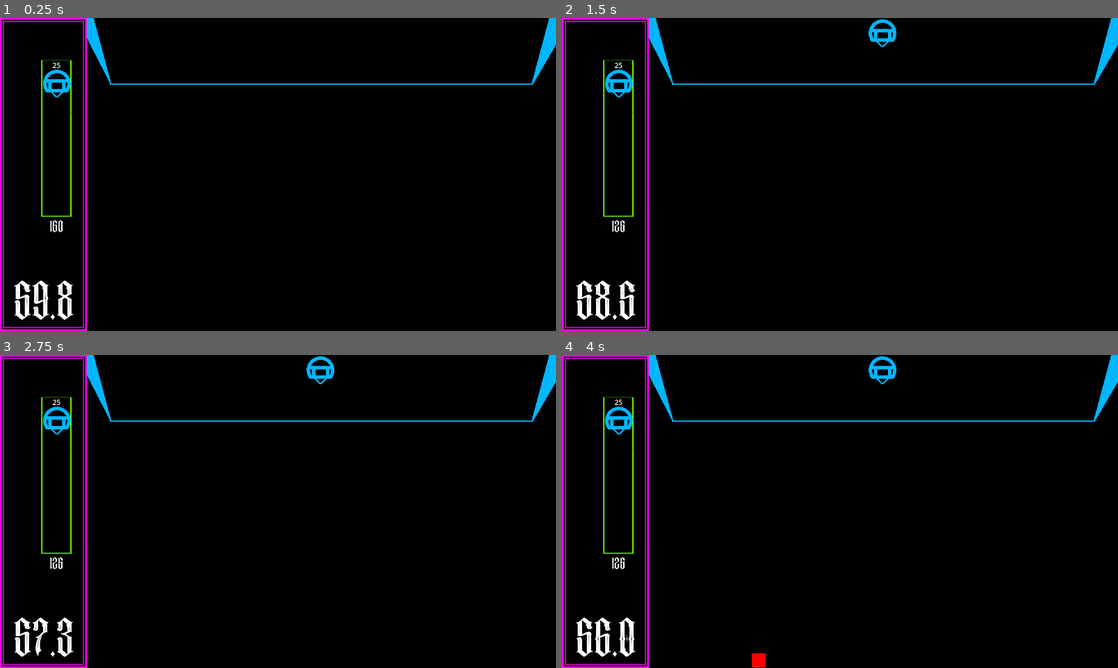
Above: before the commit, frames 1-4 (two rows, left to right).
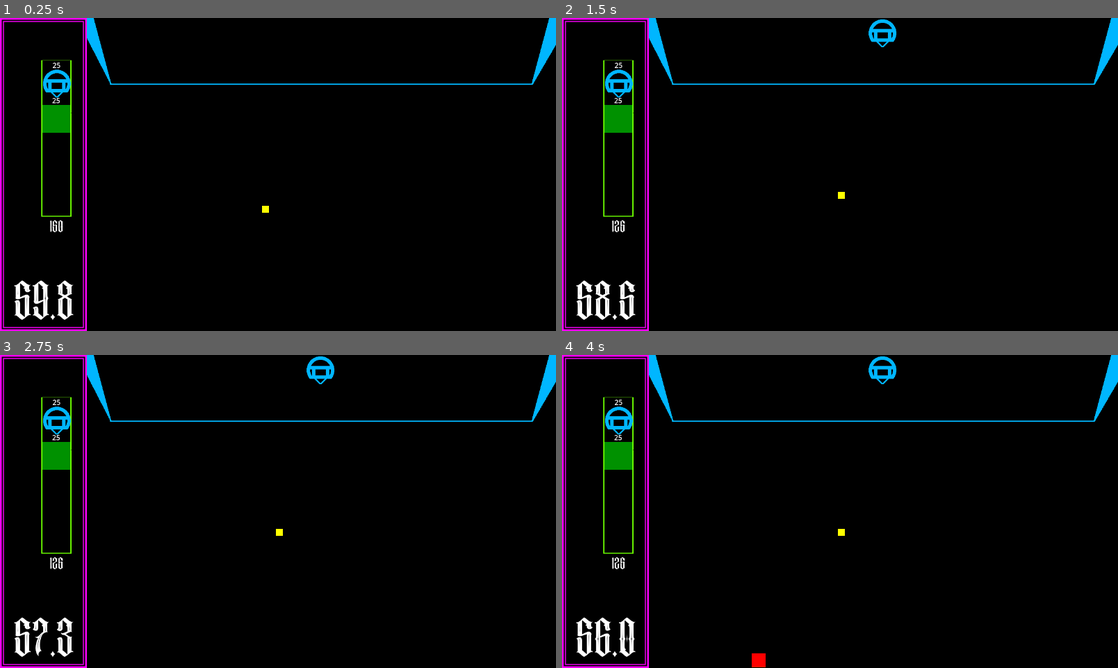
Above: after the commit, the same moments.

Repository: jwant/nefe
Game: Godot game, scene res://entities/utilities/no_escape_from_earth.tscn
Same seed, same stepped clock (60 frames per second), same inputs: the game is played once before the commit and once after it.
Inputs (mouse positions are in pixels of both pictures, inside the frame that each line leads up to):
- Up to frame 1 (0.25 s): no input
- Up to frame 2 (1.5 s): tap Enter at 0.5 s; drag from (617, 83) to (884, 43) at 0.52 s; drag from (678, 33) to (617, 83) at 1.27 s
- Up to frame 3 (2.75 s): move the mouse to (150, 370) at 2.02 s; click (150, 370) at 2.1 s
- Up to frame 4 (4 s): drag from (745, 370) to (884, 380) at 2.77 s; tap Space at 3.5 s; drag from (778, 370) to (984, 370) at 3.52 s

The runs differ from the first frame. In frame 1, 0.5% of the frame differs, in the area x 7-49%, y 25-63%; in frame 2, 0.5%; in frame 3, 0.5%; in frame 4, 0.5%.

Commit message:
feat: energy collectors

Diff:
--- a/entities/battlefield/battlefield.tscn
+++ b/entities/battlefield/battlefield.tscn
@@ -1,9 +1,10 @@
-[gd_scene load_steps=6 format=3 uid="uid://2k0vx4uihyxw"]
+[gd_scene load_steps=7 format=3 uid="uid://2k0vx4uihyxw"]
 
 [ext_resource type="PackedScene" uid="uid://2tigku23stpw" path="res://entities/background/background.tscn" id="1_dji8l"]
 [ext_resource type="Script" uid="uid://cnt03pvax1hp" path="res://entities/battlefield/battlefield.gd" id="1_yrw75"]
 [ext_resource type="PackedScene" uid="uid://bceyhx4qm6sau" path="res://entities/ui/count_down/count_down.tscn" id="3_gt0yh"]
 [ext_resource type="PackedScene" uid="uid://dflwfnr23bp58" path="res://entities/ship/ship.tscn" id="5_030w6"]
+[ext_resource type="PackedScene" uid="uid://cvucycgsbsvuq" path="res://entities/energy_pellet/energy_pellet.tscn" id="5_ssfyx"]
 
 [sub_resource type="RectangleShape2D" id="RectangleShape2D_gt0yh"]
 size = Vector2(1000, 200)
@@ -32,3 +33,6 @@
 
 [node name="Ship" parent="." instance=ExtResource("5_030w6")]
 position = Vector2(640, 54)
+
+[node name="EnergyPellet" parent="." instance=ExtResource("5_ssfyx")]
+position = Vector2(593, 458)
--- a/entities/enemy/enemy.gd
+++ b/entities/enemy/enemy.gd
@@ -42,11 +42,14 @@
 	tween.tween_method(SetShader_BlinkIntensity, .9, 0.0, 0.5)
 	health -= damage
 	if health <= 0:
-		_drop_energy()
-		queue_free()
+		call_deferred("_die")
 
 func SetShader_BlinkIntensity(newValue: float):
 	sprite.material.set_shader_parameter("blink_intensity", newValue)
+
+func _die():
+		_drop_energy()
+		queue_free()
 
 func _drop_energy():
 	for i in range(holding_energy):
--- a/entities/energy_pellet/energy_pellet.gd
+++ b/entities/energy_pellet/energy_pellet.gd
@@ -4,6 +4,7 @@
 var velocity: Vector2
 var speed: int = 100
 var energy: int = 10
+var targeted: bool = false
 
 func _ready():
 	var tween = get_tree().create_tween()
--- a/entities/energy_pellet/energy_pellet.tscn
+++ b/entities/energy_pellet/energy_pellet.tscn
@@ -7,6 +7,9 @@
 size = Vector2(64, 64)
 
 [node name="EnergyPellet" type="Area2D" groups=["battlefield_resources"]]
+collision_layer = 4
+collision_mask = 0
+monitoring = false
 script = ExtResource("1_iawmx")
 
 [node name="Sprite2D" type="Sprite2D" parent="."]
--- /dev/null
+++ b/entities/tower/energy_collector/collector_drone/collector_drone.gd
@@ -0,0 +1,24 @@
+extends Area2D
+
+var target: Node2D
+var capacity: int = 1
+var holding: int = 0
+var energy: int = 0
+var home: Tower
+var speed: int = 300
+
+func _process(delta):
+	var direction = self.global_position.direction_to(target.global_position)
+	position += direction * speed * delta
+
+func _on_area_entered(area:Area2D):
+	if area == target:
+		if area is EnergyPellet:
+			holding += 1
+			energy += area.energy
+			target.queue_free()
+			holding += 1
+			target = home.find_child("Area2D" )
+		elif area.get_parent() is Tower:
+			GameManager.energy += energy
+			queue_free()
--- /dev/null
+++ b/entities/tower/energy_collector/collector_drone/collector_drone.tscn
@@ -0,0 +1,24 @@
+[gd_scene load_steps=4 format=3 uid="uid://wragtw3h2a0i"]
+
+[ext_resource type="Texture2D" uid="uid://ccmtdco5v8b7u" path="res://assets/art/colorgrid.png" id="1_mqxj8"]
+[ext_resource type="Script" uid="uid://ty0xc8e2x4md" path="res://entities/tower/energy_collector/collector_drone/collector_drone.gd" id="1_wsiab"]
+
+[sub_resource type="RectangleShape2D" id="RectangleShape2D_wsiab"]
+size = Vector2(32, 32)
+
+[node name="CollectorDrone" type="Area2D"]
+collision_layer = 0
+collision_mask = 255
+monitorable = false
+script = ExtResource("1_wsiab")
+
+[node name="Sprite2D" type="Sprite2D" parent="."]
+scale = Vector2(0.5, 0.5)
+texture = ExtResource("1_mqxj8")
+region_enabled = true
+region_rect = Rect2(128, 64, 64, 64)
+
+[node name="CollisionShape2D" type="CollisionShape2D" parent="."]
+shape = SubResource("RectangleShape2D_wsiab")
+
+[connection signal="area_entered" from="." to="." method="_on_area_entered"]
--- /dev/null
+++ b/entities/tower/energy_collector/energy_collector.gd
@@ -0,0 +1,16 @@
+extends Tower
+
+const DRONE = preload("res://entities/tower/energy_collector/collector_drone/collector_drone.tscn")
+
+func _activate():
+	var resources = get_tree().get_nodes_in_group("battlefield_resources").filter(func(resource): return not resource.targeted)
+	if resources.size() == 0:
+		cooldown = 1
+	else:
+		var drone = DRONE.instantiate()
+		var resource = resources.front()
+		drone.target = resource
+		resource.targeted = true
+		drone.home = self
+		drone.global_position = global_position
+		get_parent().add_child(drone)
--- /dev/null
+++ b/entities/tower/energy_collector/energy_collector.tscn
@@ -0,0 +1,44 @@
+[gd_scene load_steps=5 format=3 uid="uid://ciq6cbceb0loe"]
+
+[ext_resource type="Script" uid="uid://d06dtv0weq2kr" path="res://entities/tower/energy_collector/energy_collector.gd" id="1_7bcoe"]
+[ext_resource type="Texture2D" uid="uid://ccmtdco5v8b7u" path="res://assets/art/colorgrid.png" id="2_7bcoe"]
+[ext_resource type="PackedScene" uid="uid://bca678i07q5q2" path="res://entities/utilities/draggable/draggable.tscn" id="3_7bcoe"]
+
+[sub_resource type="RectangleShape2D" id="RectangleShape2D_xdxt7"]
+size = Vector2(64, 64)
+
+[node name="EnergyCollector" type="Node2D"]
+script = ExtResource("1_7bcoe")
+starting_cooldown = 3
+metadata/_custom_type_script = "uid://0ob3q2456fgf"
+
+[node name="Area2D" type="Area2D" parent="."]
+collision_layer = 12
+collision_mask = 0
+monitoring = false
+
+[node name="Sprite2D" type="Sprite2D" parent="Area2D"]
+texture = ExtResource("2_7bcoe")
+region_enabled = true
+region_rect = Rect2(64, 64, 64, 64)
+
+[node name="CollisionShape2D" type="CollisionShape2D" parent="Area2D"]
+shape = SubResource("RectangleShape2D_xdxt7")
+
+[node name="Stats" type="Control" parent="."]
+layout_mode = 3
+anchors_preset = 0
+offset_right = 40.0
+offset_bottom = 40.0
+
+[node name="CoolDown" type="Label" parent="Stats"]
+texture_filter = 1
+layout_mode = 0
+offset_left = -32.0
+offset_top = -54.0
+offset_right = 32.0
+offset_bottom = 10.0
+text = "1"
+horizontal_alignment = 1
+
+[node name="Draggable" parent="." instance=ExtResource("3_7bcoe")]
--- a/entities/tower/tower.gd
+++ b/entities/tower/tower.gd
@@ -16,12 +16,10 @@
 
 func _on_second_tick():
 	cooldown -= 1
-	print(starting_cooldown)
 	if cooldown > 0:
 		cooldown_label.text = str(cooldown)
 	if cooldown == 0:
 		cooldown_label.text = "*"
-		print("CSD")
 		_activate()
 	if cooldown < 0:
 		cooldown = starting_cooldown
--- a/entities/tower/tower.tscn
+++ b/entities/tower/tower.tscn
@@ -11,6 +11,9 @@
 script = ExtResource("1_e2b0r")
 
 [node name="Area2D" type="Area2D" parent="."]
+collision_layer = 2
+collision_mask = 0
+monitoring = false
 
 [node name="Sprite2D" type="Sprite2D" parent="Area2D"]
 texture_filter = 1
--- a/entities/tower/tower_grid/tower_grid.tscn
+++ /dev/null
@@ -1,3 +0,0 @@
-[gd_scene format=3 uid="uid://ckpihfkpxstyt"]
-
-[node name="TowerGrid" type="Area2D"]
--- a/entities/ui/build_bar/build_bar.tscn
+++ b/entities/ui/build_bar/build_bar.tscn
@@ -1,9 +1,10 @@
-[gd_scene load_steps=5 format=3 uid="uid://c8hbmoj4a1kxu"]
+[gd_scene load_steps=6 format=3 uid="uid://c8hbmoj4a1kxu"]
 
 [ext_resource type="Texture2D" uid="uid://brvdk1onrlqdo" path="res://entities/background/art/menus.png" id="1_atrgh"]
 [ext_resource type="Script" uid="uid://58h26haju6iu" path="res://entities/ui/build_bar/build_bar.gd" id="1_bbda2"]
 [ext_resource type="FontFile" uid="uid://cxm4p1gqqm4ax" path="res://assets/fonts/PickysideRegular-vn7w4.otf" id="2_bbda2"]
 [ext_resource type="PackedScene" uid="uid://cneo82uvk7quq" path="res://entities/tower/bullet_tower/bullet_tower.tscn" id="4_tk8a3"]
+[ext_resource type="PackedScene" uid="uid://ciq6cbceb0loe" path="res://entities/tower/energy_collector/energy_collector.tscn" id="5_wdiyj"]
 
 [node name="BuildBar" type="Control"]
 layout_mode = 3
@@ -35,3 +36,7 @@
 position = Vector2(131, 151)
 starting_cooldown = 3
 constructor = true
+
+[node name="EnergyCollector" parent="." instance=ExtResource("5_wdiyj")]
+position = Vector2(130, 232)
+constructor = true
--- a/project.godot
+++ b/project.godot
@@ -40,6 +40,9 @@
 
 [layer_names]
 
+2d_physics/layer_2="tower"
+2d_physics/layer_3="resource"
+2d_physics/layer_4="collector_tower"
 2d_physics/layer_5="enemy"
 2d_physics/layer_6="draggable"
 
Not shown, added: entities/tower/energy_collector/collector_drone/collector_drone.gd.uid
Not shown, added: entities/tower/energy_collector/energy_collector.gd.uid
